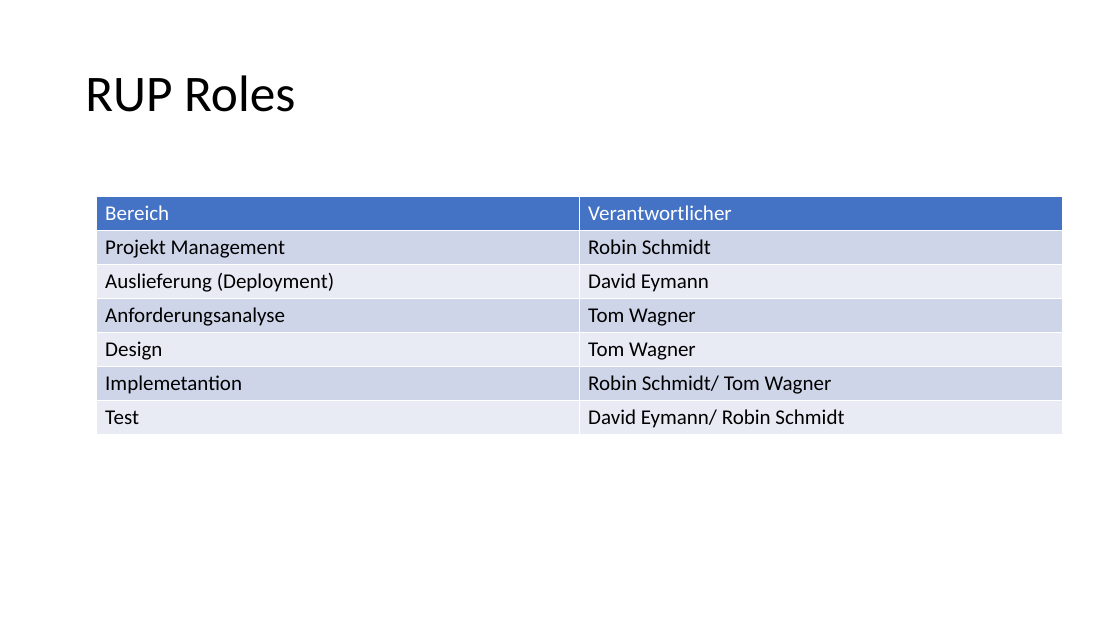
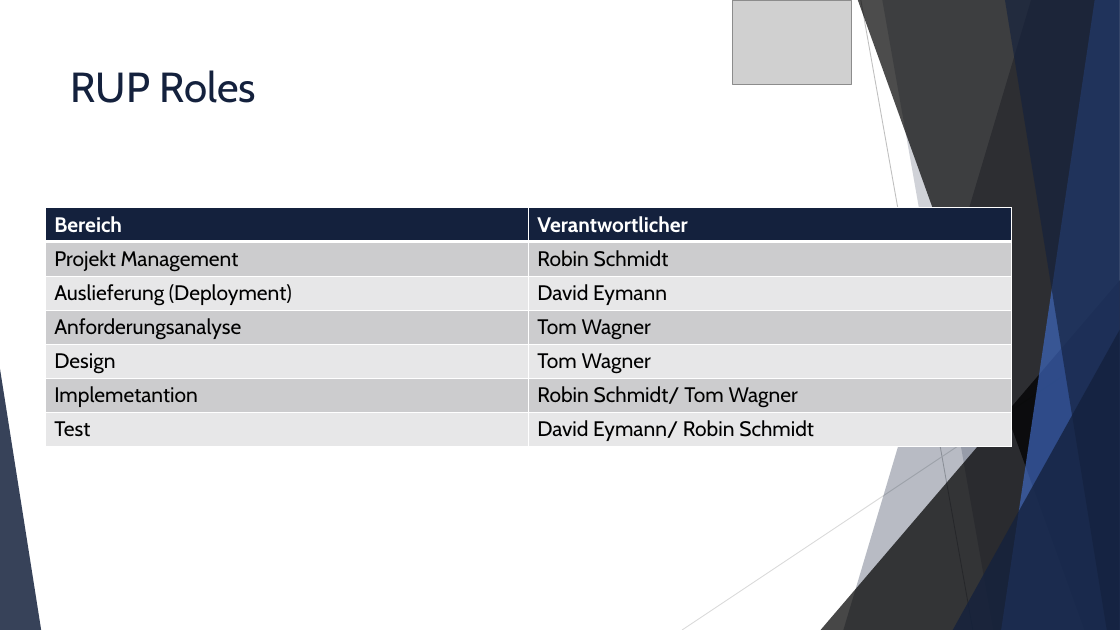
Before and after one commit to david2628/Work2Play, a slide deck: slide 7 of Final/W2P_final.pptx (slide 10 before the commit). Drawn at 1120x630 pixels with LibreOffice and Linux fonts; fonts in the diff are those of the drawing; grey boxes stand for pictures. Boxes give left, top, right and bottom in pixels: in the first picture for what was removed or moved away, otherwise in the second. Text is boxed around its words. In the diff, an @@ line names an element or a change of style, - is before the commit and + after.

```diff
--- a/Final/W2P_final.pptx
+++ b/Final/W2P_final.pptx
@@ picture added at box(733, 0, 853, 84) @@
@@ title "RUP Roles": place and size @@
-title "RUP Roles" at box(85, 75, 295, 112)
+title "RUP Roles" at box(71, 70, 256, 103)
@@ title "RUP Roles" at box(71, 70, 256, 103): size 44 to 36 pt, font Calibri to Cabin, text colour #000000 to #14213D; line spacing 0.9 to 1; vertical alignment middle to top @@
@@ table at box(46, 208, 1012, 445) @@
@@ fill #4472C4 to #14213D in row 1 @@
@@ fill #CFD5EA to #CCCDCE in 6 cells @@
@@ fill #E9EBF5 to #E7E8E8 in 6 cells @@
@@ font Calibri to Cabin @@
@@ bold on in "Bereich", "Verantwortlicher" @@
@@ table: place and size @@
-table at box(97, 196, 1063, 434)
+table at box(46, 208, 1012, 445)
@@ group added at box(0, 0, 1120, 630): 5 freeform shapes, 3 triangles, 2 lines @@
```
Also in this commit, not shown: 12 other slides changed, 12 slides added, 10 slides removed.
